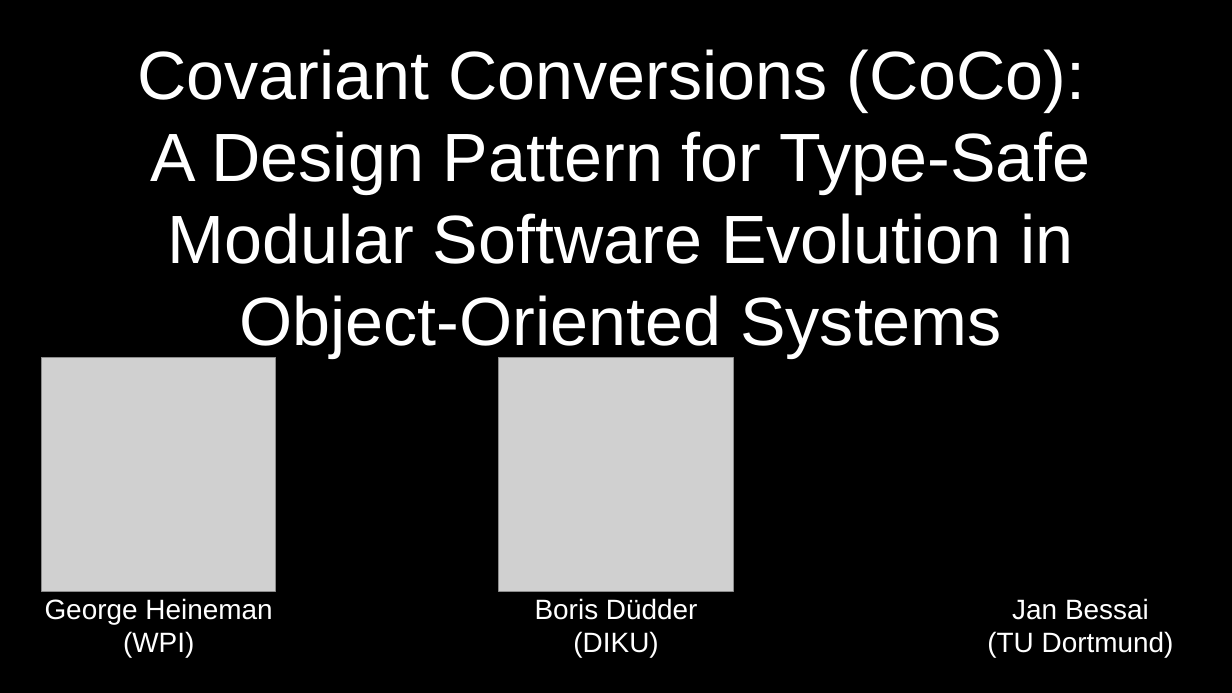
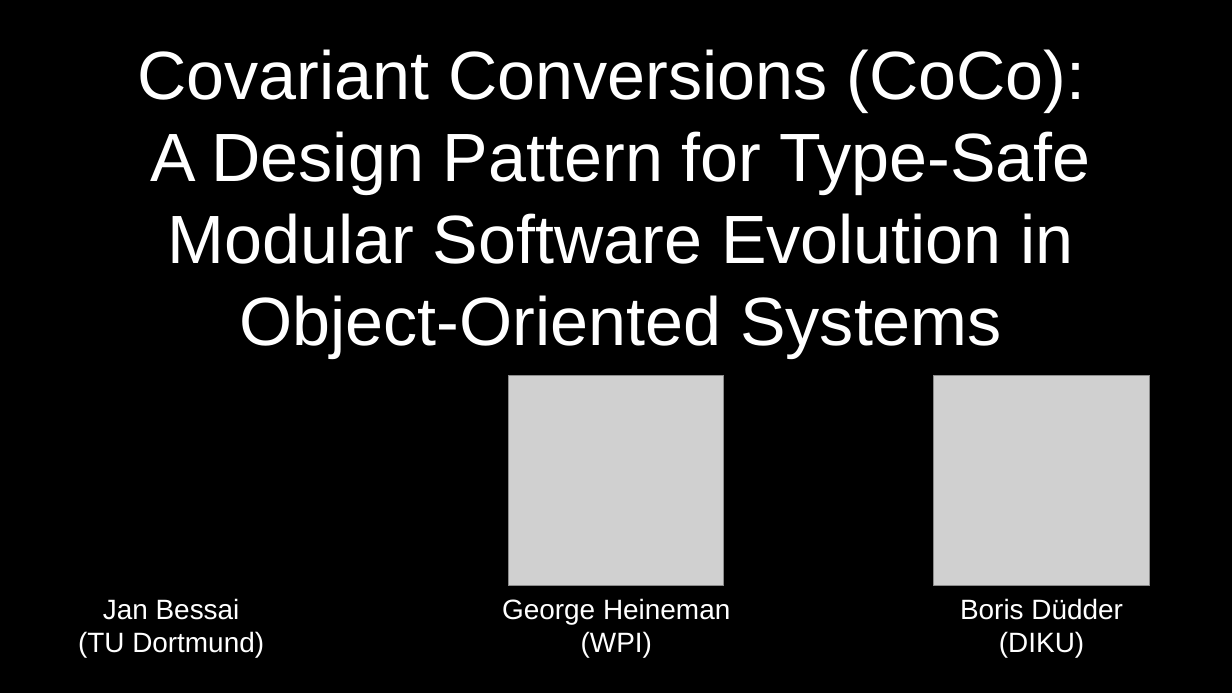
Before and after one commit to JanBessai/ecoop-coco-presentation, a slide deck: slide 1 of slides/slides.odp. Drawn at 1232x693 pixels with LibreOffice and Linux fonts; fonts in the diff are those of the drawing; grey boxes stand for pictures. Boxes give left, top, right and bottom in pixels: in the first picture for what was removed or moved away, otherwise in the second. Text is boxed around its words. In the diff, an @@ line names an element or a change of style, - is before the commit and + after.

```diff
--- a/slides/slides.odp
+++ b/slides/slides.odp
@@ picture: place and size @@
-picture at [499,358,733,593]
+picture at [509,376,724,586]
@@ picture: place and size @@
-picture at [41,358,276,593]
+picture at [934,376,1150,586]
@@ text "Jan Bessai": place and size @@
-text "Jan Bessai" at [987,598,1174,657]
+text "Jan Bessai" at [78,598,264,657]
@@ text "George Heineman": place and size @@
-text "George Heineman" at [45,598,272,657]
+text "George Heineman" at [502,598,730,657]
@@ text "Boris Düdder": place and size @@
-text "Boris Düdder" at [535,598,698,657]
+text "Boris Düdder" at [960,598,1123,657]
@@ text at [960,598,1123,620]: alignment centre to left @@
```
Also in this commit, not shown: 4 other slides changed, 1 slide added, 3 other files.
